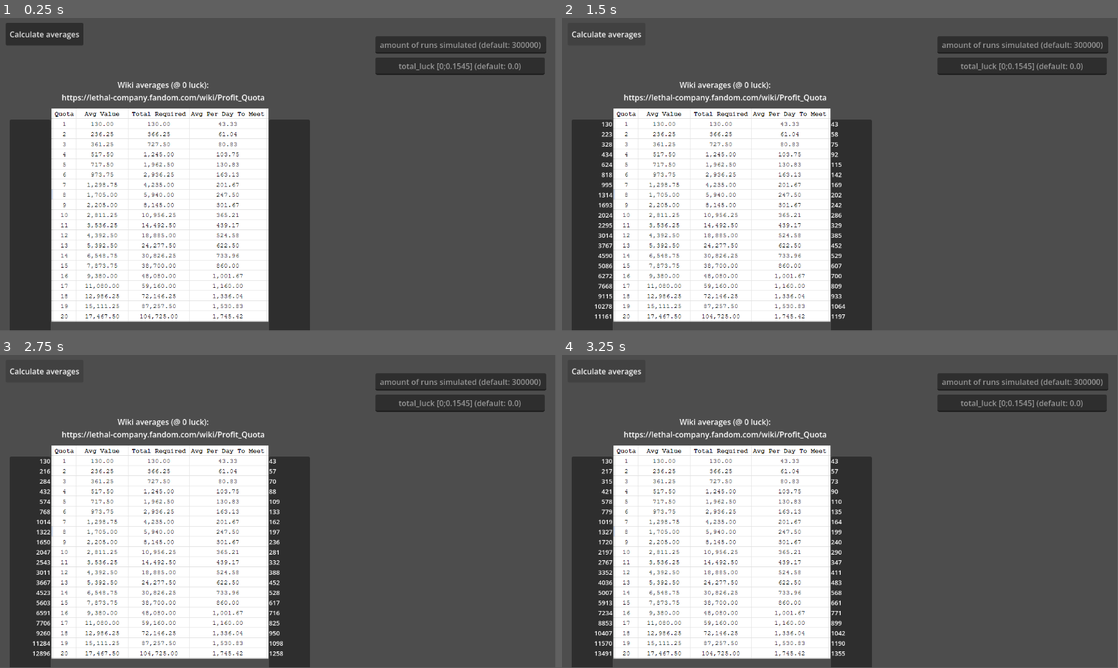
Above: before the commit, frames 1-4 (two rows, left to right).
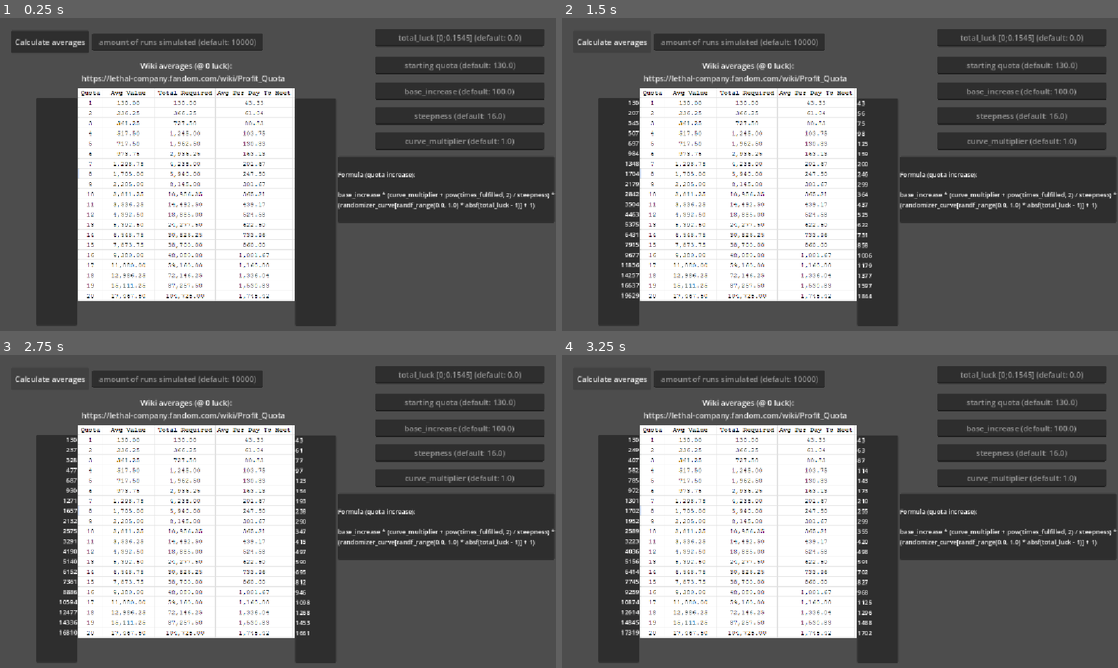
Above: after the commit, the same moments.

Repository: natalie-csky/LC_quota_calculator
Game: Godot game, scene res://main.tscn
Same seed, same stepped clock (60 frames per second), same inputs: the game is played once before the commit and once after it.
Inputs:
- Up to frame 1 (0.25 s): no input
- Up to frame 2 (1.5 s): click "Calculate averages" at 0.5 s; click "Calculate averages" at 1.25 s
- Up to frame 3 (2.75 s): click "Calculate averages" at 2 s
- Up to frame 4 (3.25 s): tap Enter at 2.75 s
In our replay, the window is 799x449 before the commit and 800x450 after it. These sizes can differ from the game's own. Grey fills any space a smaller window leaves; there, only what the larger window draws over its background counts as a difference.

The runs differ from the first frame. In frame 1, 41% of the frame differs, in the area x 1-100%, y 1-100%; in frame 2, 41%, in the area x 1-100%, y 3-100%; in frame 3, 41%; in frame 4, 41%.

Commit message:
more customizations

Diff:
--- a/main.gd
+++ b/main.gd
@@ -7,13 +7,11 @@
 
 @export var amount_quotas := 20 as int
 
-@export_group("Quota Settings")
-@export var starting_quota := 130 as int
-@export var base_increase := 100
-@export var steepness := 16.0 as float
-@export var curve_multiplier := 1.0 as float
-
-var SAMPLE_RUNS := 300000 as int
+var starting_quota := 130.0 as float
+var base_increase := 100.0 as float
+var steepness := 16.0 as float
+var curve_multiplier := 1.0 as float
+var SAMPLE_RUNS := 10000 as int
 
 
 ## higher luck:
@@ -73,10 +71,9 @@
 		avg_needed_label.text = avg_needed_label.text + str(avg_needed).pad_decimals(0) + '\n'
 
 
-
 func _do_runs() -> Array:
 	var runs_quotas := []
-	var quota := 0
+	var quota := 0.0
 	var quotas := []
 
 	for _j in range(SAMPLE_RUNS):
@@ -91,7 +88,7 @@
 				continue
 
 			times_fulfilled += 1
-			quota += int(_calc_and_get_increase())
+			quota += _calc_and_get_increase()
 			quotas.append(quota)
 
 		runs_quotas.append(quotas)
@@ -122,3 +119,23 @@
 func _on_amount_runs_text_changed(new_text: String) -> void:
 	if new_text.is_valid_int():
 		SAMPLE_RUNS = int(new_text)
+
+
+func _on_starting_quota_text_changed(new_text: String) -> void:
+	if new_text.is_valid_float():
+		starting_quota = float(new_text)
+
+
+func _on_base_increase_text_changed(new_text: String) -> void:
+	if new_text.is_valid_float():
+		base_increase = float(new_text)
+
+
+func _on_steepness_text_changed(new_text: String) -> void:
+	if new_text.is_valid_float():
+		steepness = float(new_text)
+
+
+func _on_curve_multiplier_text_changed(new_text: String) -> void:
+	if new_text.is_valid_float():
+		curve_multiplier = float(new_text)
--- a/main.tscn
+++ b/main.tscn
@@ -10,10 +10,11 @@
 anchor_bottom = 1.0
 grow_horizontal = 2
 grow_vertical = 2
+size_flags_horizontal = 3
+size_flags_vertical = 3
 script = ExtResource("1_ig7tw")
 label = NodePath("PanelContainer/Label")
 avg_needed_label = NodePath("PanelContainer2/Label")
-base_increase = 75
 
 [node name="PanelContainer" type="PanelContainer" parent="." unique_id=2016345845]
 layout_mode = 1
@@ -22,10 +23,10 @@
 anchor_top = 0.5
 anchor_right = 0.5
 anchor_bottom = 0.5
-offset_left = -556.0
-offset_top = -113.0
-offset_right = -471.0
-offset_bottom = 358.0
+offset_left = -501.0
+offset_top = -158.0
+offset_right = -416.0
+offset_bottom = 313.0
 grow_horizontal = 2
 grow_vertical = 2
 
@@ -42,10 +43,10 @@
 anchor_top = 0.5
 anchor_right = 0.5
 anchor_bottom = 0.5
-offset_left = -18.0
-offset_top = -113.0
-offset_right = 67.0
-offset_bottom = 358.0
+offset_left = 36.0
+offset_top = -157.0
+offset_right = 121.0
+offset_bottom = 314.0
 grow_horizontal = 2
 grow_vertical = 2
 
@@ -55,11 +56,11 @@
 theme_override_font_sizes/font_size = 13
 
 [node name="Button" type="Button" parent="." unique_id=1846272642]
-layout_mode = 0
-offset_left = 12.0
-offset_top = 10.0
-offset_right = 173.0
-offset_bottom = 57.0
+layout_mode = 1
+offset_left = 23.0
+offset_top = 26.0
+offset_right = 184.0
+offset_bottom = 73.0
 text = "Calculate averages"
 
 [node name="QuotasDone" type="LineEdit" parent="." unique_id=1915902499]
@@ -73,42 +74,153 @@
 alignment = 1
 
 [node name="TotalLuck" type="LineEdit" parent="." unique_id=1076775794]
-layout_mode = 0
-offset_left = 779.0
-offset_top = 82.0
-offset_right = 1130.0
-offset_bottom = 118.0
+layout_mode = 1
+anchors_preset = 1
+anchor_left = 1.0
+anchor_right = 1.0
+offset_left = -375.0
+offset_top = 23.0
+offset_right = -24.0
+offset_bottom = 59.0
+grow_horizontal = 0
 placeholder_text = "total_luck [0;0.1545] (default: 0.0)"
 alignment = 1
 
+[node name="StartingQuota" type="LineEdit" parent="." unique_id=1615421528]
+layout_mode = 1
+anchors_preset = 1
+anchor_left = 1.0
+anchor_right = 1.0
+offset_left = -375.0
+offset_top = 80.0
+offset_right = -24.0
+offset_bottom = 116.0
+grow_horizontal = 0
+placeholder_text = "starting quota (default: 130.0)"
+alignment = 1
+
+[node name="BaseIncrease" type="LineEdit" parent="." unique_id=1631911344]
+layout_mode = 1
+anchors_preset = 1
+anchor_left = 1.0
+anchor_right = 1.0
+offset_left = -375.0
+offset_top = 134.0
+offset_right = -24.0
+offset_bottom = 170.0
+grow_horizontal = 0
+placeholder_text = "base_increase (default: 100.0)"
+alignment = 1
+
+[node name="Steepness" type="LineEdit" parent="." unique_id=662752157]
+layout_mode = 1
+anchors_preset = 1
+anchor_left = 1.0
+anchor_right = 1.0
+offset_left = -375.0
+offset_top = 185.0
+offset_right = -24.0
+offset_bottom = 221.0
+grow_horizontal = 0
+placeholder_text = "steepness (default: 16.0)"
+alignment = 1
+
+[node name="CurveMultiplier" type="LineEdit" parent="." unique_id=874600752]
+layout_mode = 1
+anchors_preset = 1
+anchor_left = 1.0
+anchor_right = 1.0
+offset_left = -375.0
+offset_top = 237.0
+offset_right = -24.0
+offset_bottom = 273.0
+grow_horizontal = 0
+placeholder_text = "curve_multiplier (default: 1.0)"
+alignment = 1
+
 [node name="AmountRuns" type="LineEdit" parent="." unique_id=2132152590]
-layout_mode = 0
-offset_left = 779.0
-offset_top = 38.0
-offset_right = 1133.0
-offset_bottom = 74.0
-placeholder_text = "amount of runs simulated (default: 300000)"
+layout_mode = 1
+offset_left = 191.0
+offset_top = 32.0
+offset_right = 545.0
+offset_bottom = 68.0
+placeholder_text = "amount of runs simulated (default: 10000)"
 alignment = 1
 
 [node name="Label" type="Label" parent="." unique_id=484438891]
-layout_mode = 0
-offset_left = 128.0
-offset_top = 127.0
-offset_right = 550.0
-offset_bottom = 186.0
-text = "Wiki averages (@ 0 luck):
-https://lethal-company.fandom.com/wiki/Profit_Quota"
+layout_mode = 1
+anchors_preset = 8
+anchor_left = 0.5
+anchor_top = 0.5
+anchor_right = 0.5
+anchor_bottom = 0.5
+offset_left = -401.0
+offset_top = -237.0
+offset_right = 21.0
+offset_bottom = -214.0
+grow_horizontal = 2
+grow_vertical = 2
+text = "Wiki averages (@ 0 luck):"
 horizontal_alignment = 1
 
+[node name="LinkButton" type="LinkButton" parent="." unique_id=1119937531]
+layout_mode = 1
+anchors_preset = 8
+anchor_left = 0.5
+anchor_top = 0.5
+anchor_right = 0.5
+anchor_bottom = 0.5
+offset_left = -407.0
+offset_top = -211.0
+offset_right = 15.0
+offset_bottom = -188.0
+grow_horizontal = 2
+grow_vertical = 2
+text = "https://lethal-company.fandom.com/wiki/Profit_Quota"
+underline = 1
+uri = "https://lethal-company.fandom.com/wiki/Profit_Quota"
+
 [node name="TextureRect" type="TextureRect" parent="." unique_id=486977662]
-layout_mode = 0
-offset_left = 107.0
-offset_top = 188.0
-offset_right = 557.0
-offset_bottom = 630.0
+layout_mode = 1
+anchors_preset = 8
+anchor_left = 0.5
+anchor_top = 0.5
+anchor_right = 0.5
+anchor_bottom = 0.5
+offset_left = -415.0
+offset_top = -180.0
+offset_right = 35.0
+offset_bottom = 262.0
+grow_horizontal = 2
+grow_vertical = 2
 texture = ExtResource("2_0xm2m")
+
+[node name="PanelContainer3" type="PanelContainer" parent="." unique_id=629576842]
+layout_mode = 1
+anchors_preset = 1
+anchor_left = 1.0
+anchor_right = 1.0
+offset_left = -452.0
+offset_top = 287.0
+offset_right = -3.0
+offset_bottom = 424.0
+grow_horizontal = 0
+
+[node name="Label2" type="Label" parent="PanelContainer3" unique_id=991327731]
+layout_mode = 2
+size_flags_vertical = 1
+theme_override_font_sizes/font_size = 13
+text = "Formula (quota increase):
+
+base_increase * (curve_multiplier + pow(times_fulfilled, 2) / steepness) *
+	(randomizer_curve[randf_range(0.0, 1.0) * absf(total_luck - 1)] + 1)"
+vertical_alignment = 1
 
 [connection signal="pressed" from="Button" to="." method="_on_button_pressed"]
 [connection signal="text_changed" from="QuotasDone" to="." method="_on_quotas_done_text_changed"]
 [connection signal="text_changed" from="TotalLuck" to="." method="_on_total_luck_text_changed"]
+[connection signal="text_changed" from="StartingQuota" to="." method="_on_starting_quota_text_changed"]
+[connection signal="text_changed" from="BaseIncrease" to="." method="_on_base_increase_text_changed"]
+[connection signal="text_changed" from="Steepness" to="." method="_on_steepness_text_changed"]
+[connection signal="text_changed" from="CurveMultiplier" to="." method="_on_curve_multiplier_text_changed"]
 [connection signal="text_changed" from="AmountRuns" to="." method="_on_amount_runs_text_changed"]
--- a/project.godot
+++ b/project.godot
@@ -10,10 +10,13 @@
 
 [application]
 
-config/name="quota"
+config/name="LC Quota Calculator"
 run/main_scene="uid://b2joqfsx7fgcv"
 config/features=PackedStringArray("4.6", "GL Compatibility")
-config/icon="res://icon.svg"
+
+[display]
+
+window/stretch/mode="canvas_items"
 
 [physics]
 
